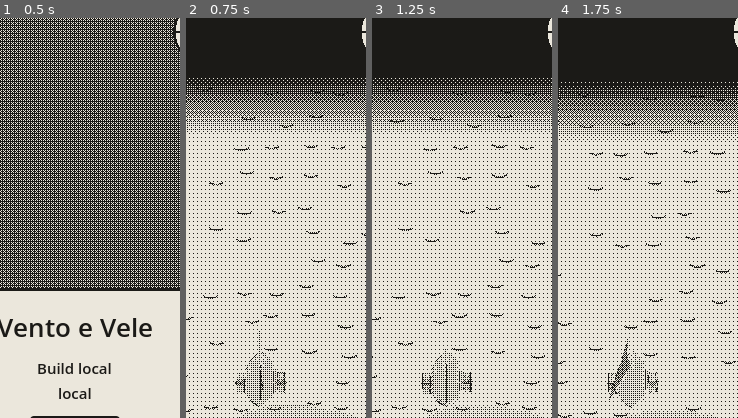
Above: before the commit, frames 1-4 (left to right).
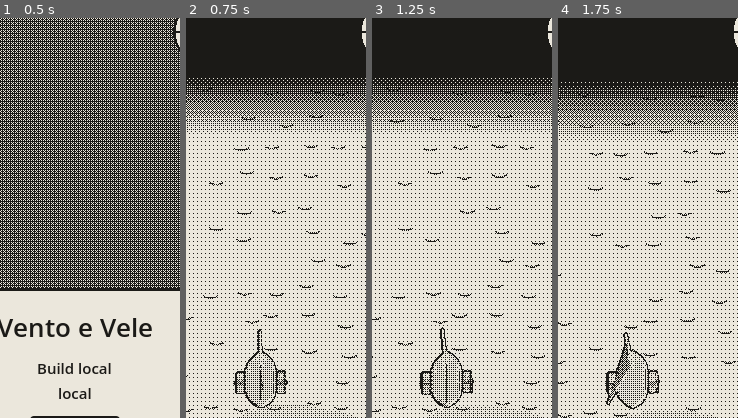
Above: after the commit, the same moments.

Repository: EnricoLabarile/Sail
Game: Godot game, scene res://Assets/Scenes/Overworld.tscn
Two runs of this game, one before a commit and one after it. Both use one fixed random seed, a clock stepped at 60 frames per second and the inputs below.
Inputs (mouse positions are % of the whole screen's width and height, from its top left):
- Up to frame 1 (0.5 s): no input
- Up to frame 2 (0.75 s): click "Set sail" at 0.5 s
- Up to frame 3 (1.25 s): no input
- Up to frame 4 (1.75 s): tap Enter (ui_accept) at 1.25 s; drag from (50, 81) to (60, 28) at 1.27 s
The pictures show only the part of the screen within x 29-79%, y 4-54%; the shares and areas given below are measured in that part.

Frame 1 is identical in both runs. In frame 2, 0.4% of the frame differs, in the area x 26-57%, y 77-98%; in frame 3, 0.5%; in frame 4, 0.5%, in the area x 26-57%, y 78-98%.

Commit message:
Ink outline round the boat (screen effect on the depth buffer)
Co-Authored-By: Claude Opus 5.5 <noreply@anthropic.com>
Claude-Session: https://claude.ai/code/session_0154zeqDuhZHz7ZXLE21BuMs

Diff:
--- a/Assets/Boat/boat.gd
+++ b/Assets/Boat/boat.gd
@@ -43,6 +43,9 @@
 @export var furl_rate := 2.2            # how quickly the sail is gathered up when the anchor goes down…
 @export var unfurl_rate := 3.5          # …and spread again when it comes up (higher = quicker)
 @export var furled_height := 0.06       # how tall the sail is when gathered up, as a share of its full height
+
+# The ink outline round her (Assets/Boat/boat_outline.gdshader).
+@export var outline_width := 1.5        # how thick, in phone points (0 = no outline)
 
 # The waves: she rocks gently on them, side to side (roll) and bow to stern (pitch).
 @export var wave_roll_deg := 3.0    # how far she rolls each way on the waves, in degrees
@@ -114,6 +117,24 @@
 	camera.top_level = true   # it follows her position but not her turning
 	anchor_point = bow_point()   # she starts at anchor: it lies off her bow
 	add_water_mask()
+	add_outline()
+
+
+## The ink outline round the boat (Assets/Boat/boat_outline.gdshader): a rectangle in front of the
+## camera that the shader stretches over the whole screen. Made here in code (and not in the scene) so it
+## doesn't cover the editor's view.
+func add_outline() -> void:
+	var outline := ShaderMaterial.new()
+	outline.shader = load("res://Assets/Boat/boat_outline.gdshader")
+	outline.render_priority = 1                 # drawn after the sea (0), so the line sits on the water
+	outline.set_shader_parameter("outline_width", outline_width)
+	var quad := QuadMesh.new()
+	quad.material = outline
+	var screen := MeshInstance3D.new()
+	screen.mesh = quad
+	screen.extra_cull_margin = 16384.0         # never skipped as "out of view" (the shader moves it)
+	screen.position = Vector3(0.0, 0.0, -1.0)  # just in front of the camera
+	camera.add_child(screen)
 
 
 ## Puts the boat's mask (Assets/Boat/boat_mask.gdshader) on every mesh inside Model, as a
--- /dev/null
+++ b/Assets/Boat/boat_outline.gdshader
@@ -0,0 +1,50 @@
+// THE BOAT'S OUTLINE: an ink line round the boat's silhouette, a few pixels wide.
+// A screen effect (like a post-process material in Unreal): a rectangle stretched over the whole screen,
+// drawn after the sea, that looks at the depth buffer. The depth buffer only holds the solid things, the
+// boat (the sea is drawn as see-through, so it isn't in it): where it's empty there's no boat. A pixel
+// with no boat but with the boat within outline_width of it is on the edge: it gets the ink colour.
+// boat.gd makes the rectangle (add_outline) in front of the camera when the game starts.
+shader_type spatial;
+// unshaded: no light; depth_test_disabled: always drawn, over everything; depth_draw_never: no depth.
+render_mode unshaded, depth_test_disabled, depth_draw_never, cull_disabled;
+
+// The depth of what's on screen (0.0 = nothing there: Godot 4 counts depth backwards, 0 is the far end).
+uniform sampler2D depth_tex : hint_depth_texture, filter_nearest;
+uniform vec4 outline_color : source_color = vec4(0.106, 0.102, 0.090, 1.0);   // ink (#1b1a17)
+uniform float outline_width = 1.5;   // how thick the line is, in phone points (the 360 x 800 screen)
+
+void vertex() {
+	// Stretch the rectangle (a 1 x 1 QuadMesh, corners at -0.5 and 0.5) over the whole screen,
+	// whatever the camera does: -1 .. 1 is the screen from edge to edge.
+	POSITION = vec4(VERTEX.xy * 2.0, 0.5, 1.0);
+}
+
+// Is there boat at this point of the screen?
+bool boat_at(vec2 uv) {
+	return texture(depth_tex, uv).r > 0.0;
+}
+
+void fragment() {
+	vec2 uv = SCREEN_UV;
+	// 1. On the boat itself: nothing to draw here.
+	if (boat_at(uv)) {
+		discard;
+	}
+	// 2. How far to look, as a share of the screen: outline_width phone points, scaled to the real screen.
+	float pixels = outline_width * VIEWPORT_SIZE.y / 800.0;
+	vec2 reach = pixels / VIEWPORT_SIZE;
+	// 3. Look all round, in 8 directions: is there boat that close?
+	bool near = false;
+	for (int i = 0; i < 8; i++) {
+		float a = float(i) * 0.785398;   // 45 degrees apart
+		if (boat_at(uv + vec2(cos(a), sin(a)) * reach)) {
+			near = true;
+		}
+	}
+	// 4. Not near the boat: nothing. Near it: ink.
+	if (!near) {
+		discard;
+	}
+	ALBEDO = outline_color.rgb;
+	ALPHA = 1.0;   // see-through pass: drawn after the solid things, so the depth buffer is ready
+}
Not shown, added: Assets/Boat/boat_outline.gdshader.uid
Not shown, changed: CLAUDE.md
